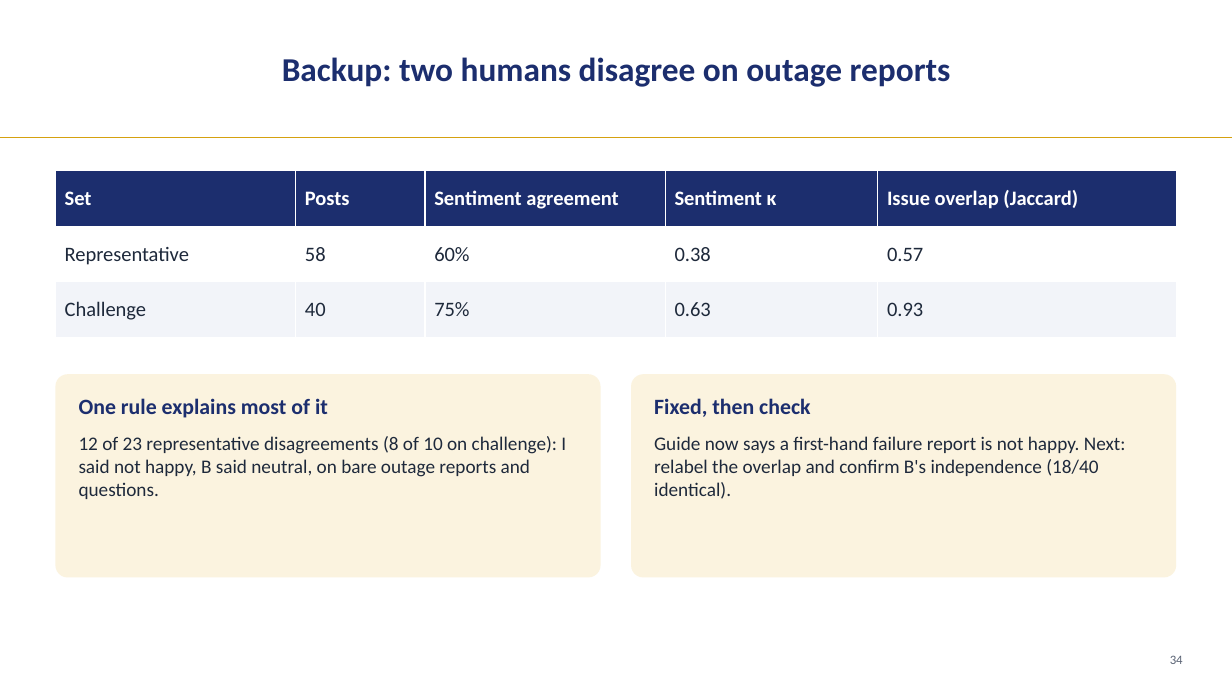
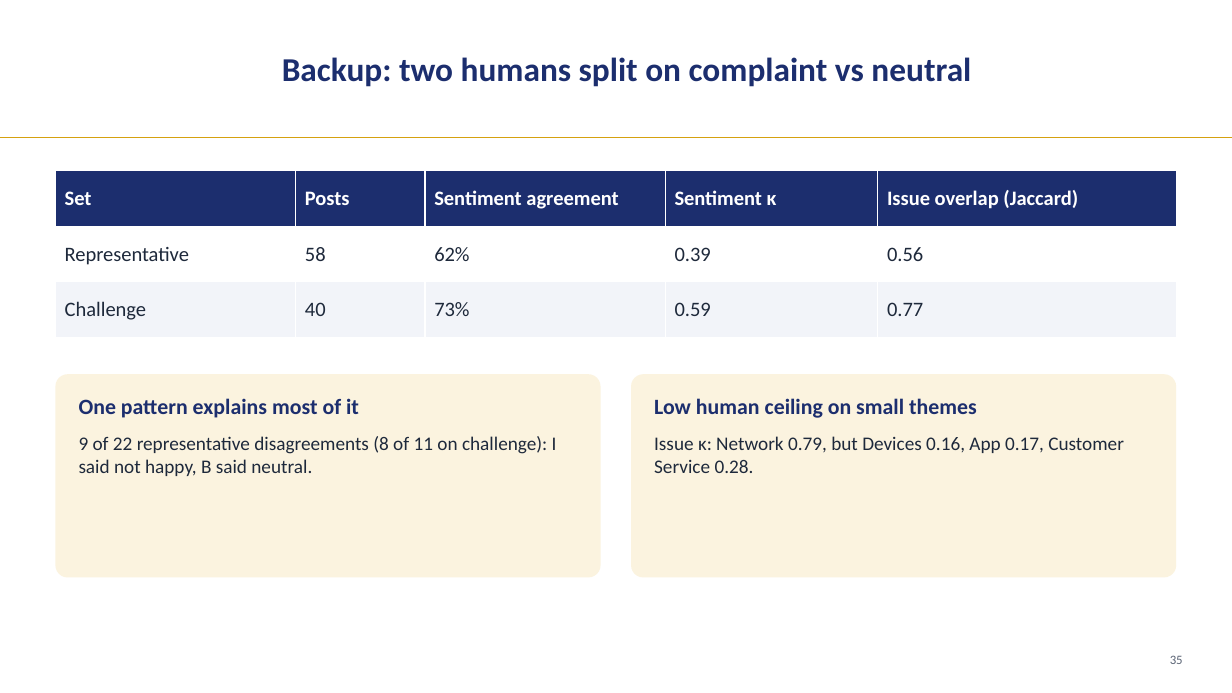
Before and after one commit to LizLicense/Public-Sentiment-Analysis-LLM-powered-Issue-Extraction, a slide deck: slide 35 of presentation/capstone_walkthrough.pptx (slide 34 before the commit). Drawn at 1232x693 pixels with LibreOffice and Linux fonts; fonts in the diff are those of the drawing; background and template pictures are left out. Boxes give left, top, right and bottom in pixels: in the first picture for what was removed or moved away, otherwise in the second. Text is boxed around its words. In the diff, an @@ line names an element or a change of style, - is before the commit and + after.

Commit message:
updated report

```diff
--- a/presentation/capstone_walkthrough.pptx
+++ b/presentation/capstone_walkthrough.pptx
@@ text at box(282, 57, 971, 87): text changed @@
-Backup: two humans disagree on outage reports
+Backup: two humans split on complaint vs neutral
@@ table at box(55, 171, 1177, 337) @@
-row 2: Representative | 58 | 60% | 0.38 | 0.57
+row 2: Representative | 58 | 62% | 0.39 | 0.56
-row 3: Challenge | 40 | 75% | 0.63 | 0.93
+row 3: Challenge | 40 | 73% | 0.59 | 0.77
@@ text at box(79, 398, 359, 418): text changed @@
-One rule explains most of it
+One pattern explains most of it
@@ text at box(654, 398, 977, 418): text changed @@
-Fixed, then check
+Low human ceiling on small themes
@@ text at box(79, 436, 557, 476): text changed @@
-12 of 23 representative disagreements (8 of 10 on challenge): I said not happy, B said neutral, on bare outage reports and questions.
+9 of 22 representative disagreements (8 of 11 on challenge): I said not happy, B said neutral.
@@ text at box(654, 436, 1124, 473): text changed @@
-Guide now says a first-hand failure report is not happy. Next: relabel the overlap and confirm B's independence (18/40 identical).
+Issue κ: Network 0.79, but Devices 0.16, App 0.17, Customer Service 0.28.
@@ text at box(1170, 655, 1183, 664): text changed @@
-34
+35
```
Also in this commit, not shown: 20 other slides changed, 1 slide added, 13 other files.
